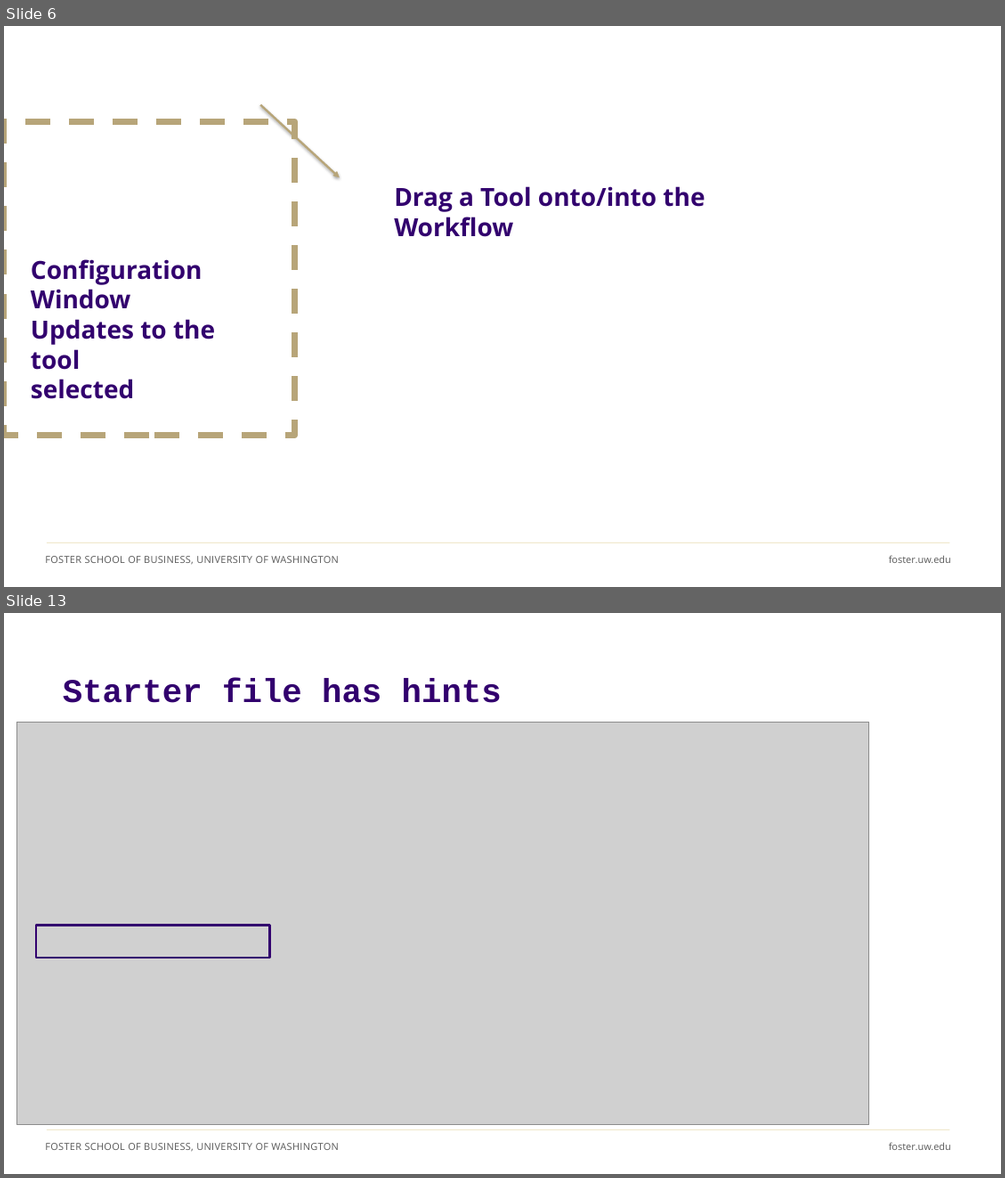
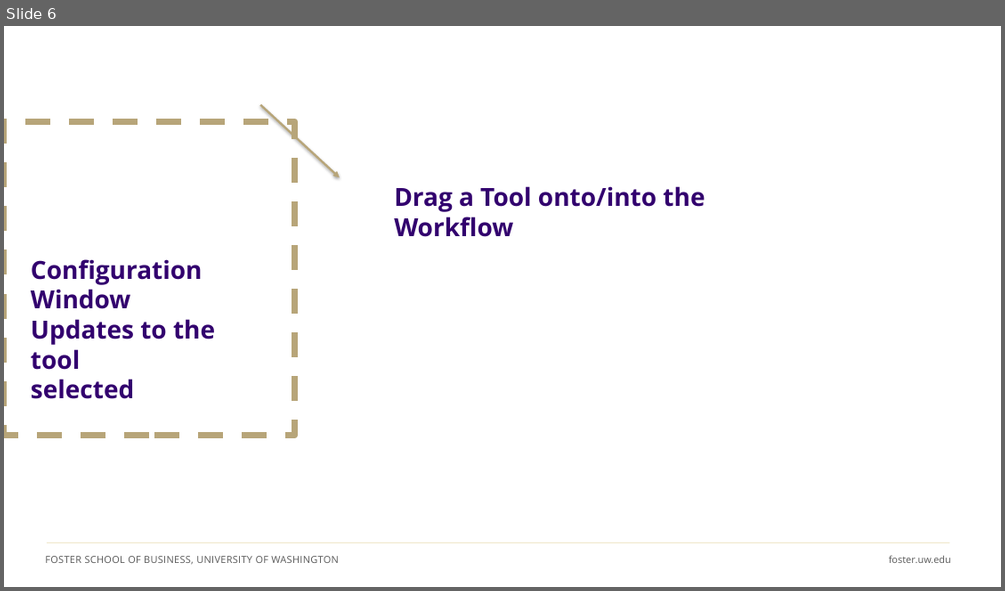
Before and after one commit to ashercurtis/slides.io, a slide deck: ACCTG320/ACCTG320Class11_2026.pptx. Shown one above the other, each under a label of ours: slides 6 and 13 before the commit, slide 6 after it; the slides between them are not shown. The pictures are 1005x1178 and 1005x591 pixels, drawn with LibreOffice and Linux fonts; fonts in the diff are those of the drawing; grey boxes stand for pictures; background and template pictures are left out. Boxes give left, top, right and bottom in pixels: in the first picture for what was removed or moved away, otherwise in the second. Text is boxed around its words. In the diff, an @@ line names an element or a change of style, - is before the commit and + after.

```diff
--- a/ACCTG320/ACCTG320Class11_2026.pptx
+++ b/ACCTG320/ACCTG320Class11_2026.pptx
@@ slide 13 removed at (4,613,1001,1174), background #FFFFFF; not listed: 3 template elements that a slide beside it also shows @@
@@ title removed at (63,678,502,703) @@
-Starter file has hints
@@ picture removed at (16,722,869,1125) @@
@@ rectangle removed at (36,925,269,957) @@
```
Also in this commit, not shown: 7 slides changed, 3 slides added, 9 other slides removed, 1 other file.
